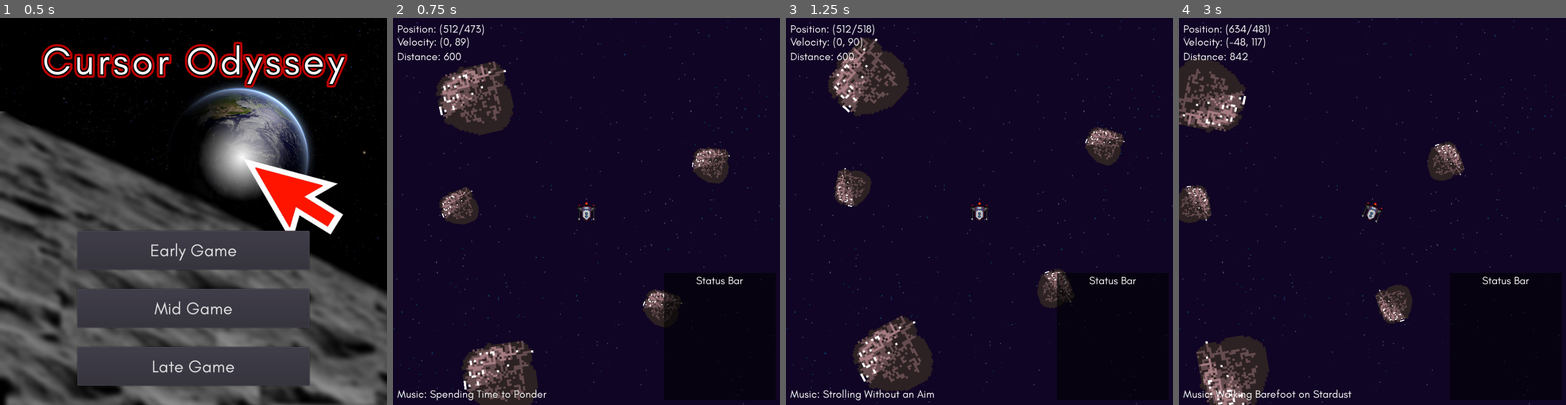
Above: before the commit, frames 1-4 (left to right).
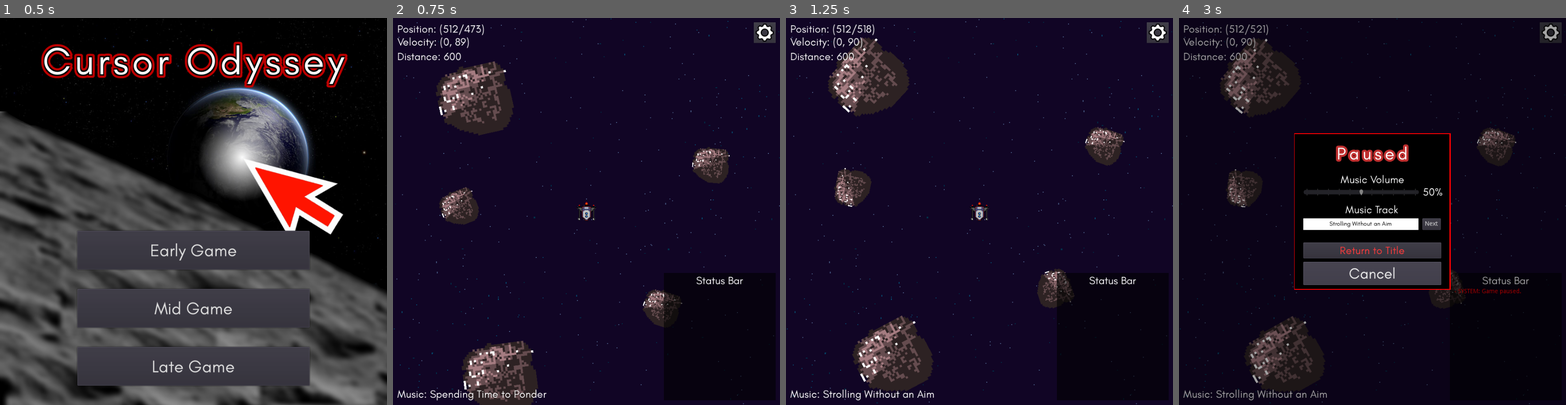
Above: after the commit, the same moments.

Repository: Locherdev/cursor-odyssey
Game: Godot game, scene res://src/level/Titlescreen.tscn
Two runs of this game, one before a commit and one after it. Both use one fixed random seed, a clock stepped at 60 frames per second and the inputs below. Sound files missing from this copy of the repository are replaced by a short silence.
Inputs (mouse positions are in pixels of both pictures, inside the frame that each line leads up to):
- Up to frame 1 (0.5 s): no input
- Up to frame 2 (0.75 s): click "Early Game" at 0.5 s
- Up to frame 3 (1.25 s): no input
- Up to frame 4 (3 s): click (1550, 33) at 1.27 s; click (1372, 250) at 2 s, where only the run after the commit has a clickable "Return to Title"; click (1353, 261) at 2.75 s, where only the run after the commit has a clickable "Cancel"

Frame 1 is identical in both runs. In frame 2, 0.3% of the frame differs, in the area x 93-99%, y 1-7%; in frame 3, 0.3%; in frame 4, 27%, in the area x 0-100%, y 0-100%.

Commit message:
CHAOS PUSH > Pause Screen finished > All option ui implemented (slider, buttons, etc) > Back to title through pause menu possible > huge changes to Scene-Hierarchy > functional changes to how the musicplayer is implemented

Diff:
--- a/game/project.godot
+++ b/game/project.godot
@@ -75,15 +75,11 @@
 }
 ui_page_up={
 "deadzone": 0.5,
-"events": [ Object(InputEventMouseButton,"resource_local_to_scene":false,"resource_name":"","device":0,"alt":false,"shift":false,"control":false,"meta":false,"command":false,"button_mask":0,"position":Vector2( 0, 0 ),"global_position":Vector2( 0, 0 ),"factor":1.0,"button_index":4,"pressed":false,"doubleclick":false,"script":null)
-, Object(InputEventKey,"resource_local_to_scene":false,"resource_name":"","device":0,"alt":false,"shift":false,"control":false,"meta":false,"command":false,"pressed":false,"scancode":16777232,"unicode":0,"echo":false,"script":null)
- ]
+"events": [  ]
 }
 ui_page_down={
 "deadzone": 0.5,
-"events": [ Object(InputEventMouseButton,"resource_local_to_scene":false,"resource_name":"","device":0,"alt":false,"shift":false,"control":false,"meta":false,"command":false,"button_mask":0,"position":Vector2( 0, 0 ),"global_position":Vector2( 0, 0 ),"factor":1.0,"button_index":5,"pressed":false,"doubleclick":false,"script":null)
-, Object(InputEventKey,"resource_local_to_scene":false,"resource_name":"","device":0,"alt":false,"shift":false,"control":false,"meta":false,"command":false,"pressed":false,"scancode":16777234,"unicode":0,"echo":false,"script":null)
- ]
+"events": [  ]
 }
 ui_home={
 "deadzone": 0.5,
--- a/game/src/audioplayer/AudioStreamPlayer.gd
+++ b/game/src/audioplayer/AudioStreamPlayer.gd
@@ -1,18 +1,26 @@
 extends AudioStreamPlayer
 
-signal track_ended()
 var playback_position
 var current_track = -1
+var skipped = false
 export(int, "Early Game", "Mid Game", "Late Game", "Bonus") var music_library
-
 
 func _ready() -> void:
 	Globals.connect("pause_game", self, "_pause_current_track")
 	Globals.connect("resume_game", self, "_resume_current_track")
 	Globals.connect("set_music_volume", self, "_set_volume")
+	Globals.connect("skip_to_next_track", self, "_skip_song")
 	Globals.connect("death", self, "_on_death")
 	connect("finished", self, "_get_next_track")
 	_get_next_track()
+
+func _skip_song() -> void:
+	var tracks = Music.list_of_tracks(music_library, current_track)
+	var rand = randi() % tracks.size()
+	current_track = tracks[rand] if music_library != 3 else rand
+	var audiostream = load(Music.set_current_track(music_library, current_track, rand))
+	skipped = true
+	Globals.change_trackname()
 
 func _get_next_track() -> void:
 	var tracks = Music.list_of_tracks(music_library, current_track)
@@ -24,19 +32,9 @@
 	Globals.change_trackname()
 	play()
 
-func _process(delta: float) -> void:
-	if (Input.is_action_just_pressed("debug")):
-		Globals.append_to_statuslog(StatusMsg.debug_skipSong)
-		_get_next_track()
-
-func _set_volume(vol, flag) -> void:
-	if flag:
-		vol = clamp(vol + 0.1, 0.0, 1.0)
-	else:
-		vol = clamp(vol - 0.1, 0.0, 1.0)
-	Globals.game_volume = vol
-	Globals.append_to_statuslog(StatusMsg.system_volume(str(vol)))
-	volume_db = linear2db(vol)
+func _set_volume(volume) -> void:
+	Globals.game_volume = volume
+	volume_db = linear2db(volume)
 
 func _on_death() -> void:
 	var animation = $AnimationPlayer.get_animation('fadeout')
@@ -65,4 +63,7 @@
 	audiostream.set_loop(false)
 	set_stream(audiostream)
 	play()
+	if skipped:
+		playback_position = 0
+		skipped = false
 	seek(playback_position)
--- a/game/src/autoloads/Globals.gd
+++ b/game/src/autoloads/Globals.gd
@@ -1,28 +1,30 @@
 extends Node
 
-signal trackname(name)
 signal statuslog(text)
 signal screenOutput(text)
+
+signal trackname(name)
+signal set_music_volume(value)
+signal skip_to_next_track()
+
+signal death()
+signal open_pause()
 signal pause_game()
 signal resume_game()
-signal set_music_volume(vol, flag)
-signal death()
 
 var spaceship
 var game_volume = 0.5
+var disable_uiCancel = false
 
-func register_ship(ship):
-	spaceship = ship
+func append_to_statuslog(text): emit_signal("statuslog", text)
+func output_to_screen(text): emit_signal("screenOutput", text)
 
-func change_trackname():
-	emit_signal("trackname", Music.current_track.name)
+func change_trackname(): emit_signal("trackname", Music.current_track.name)
+func set_music_volume(value): emit_signal("set_music_volume", value)
+func skip_to_next_track(): emit_signal("skip_to_next_track")
 
-func append_to_statuslog(text):
-	emit_signal("statuslog", text)
-
-func output_to_screen(text):
-	emit_signal("screenOutput", text)
-
+func register_ship(ship): spaceship = ship
+func open_pause(): emit_signal("open_pause")
 func pause(state):
 	spaceship.visible = not state
 	if state:
@@ -32,8 +34,6 @@
 		append_to_statuslog(StatusMsg.system_gameResumed)
 		emit_signal("resume_game")
 
-func set_music_volume(flag):
-	emit_signal("set_music_volume", game_volume, flag)
+func death(): emit_signal("death")
 
-func death():
-	emit_signal("death")
+func error_connect(args): print(args, " could not be connected!")
--- a/game/src/autoloads/StatusMsg.gd
+++ b/game/src/autoloads/StatusMsg.gd
@@ -1,8 +1,6 @@
 extends Node
 
 ### Statusbar Output ###
-var debug_skipSong = "[color=yellow]- DEBUG: Skip current track[/color]"
-
 var game_collisionDebris = "- Spaceship crashed into debris."
 
 var system_gamePaused = "[color=red]- SYSTEM: Game paused.[/color]"
--- a/game/src/debris/Debris.gd
+++ b/game/src/debris/Debris.gd
@@ -13,7 +13,7 @@
 func _process(delta: float) -> void:
 	rotate(rotation_speed*delta)
 
-func _on_AnimationPlayer_animation_finished(anim_name: String) -> void:
+func _on_AnimationPlayer_animation_finished(_anim_name: String) -> void:
 	queue_free()
 
 func _play_sound():
--- a/game/src/level/Debug.gd
+++ /dev/null
@@ -1,7 +0,0 @@
-extends Node2D
-
-func _process(delta: float) -> void:
-	if (Input.is_action_just_released("ui_page_up")):
-		Globals.set_music_volume(true)
-	if (Input.is_action_just_released("ui_page_down")):
-		Globals.set_music_volume(false)
--- a/game/src/level/Debug.tscn
+++ b/game/src/level/Debug.tscn
@@ -6,20 +6,19 @@
 [ext_resource path="res://src/audioplayer/AudioStreamPlayer.tscn" type="PackedScene" id=4]
 [ext_resource path="res://src/userinterface/Death-UI.tscn" type="PackedScene" id=5]
 [ext_resource path="res://src/userinterface/UI.tscn" type="PackedScene" id=6]
-[ext_resource path="res://src/level/Debug.gd" type="Script" id=7]
+[ext_resource path="res://assets/sprites/options.png" type="Texture" id=7]
 [ext_resource path="res://src/userinterface/Pause-UI.tscn" type="PackedScene" id=8]
 
-[node name="Node2D" type="Node2D"]
-script = ExtResource( 7 )
+[node name="Debug" type="Node2D"]
 
 [node name="Interface" type="Node2D" parent="."]
-
-[node name="UI" parent="Interface" instance=ExtResource( 6 )]
 
 [node name="Pause-UI" parent="Interface" instance=ExtResource( 8 )]
 pause_mode = 2
 
 [node name="Death-UI" parent="Interface" instance=ExtResource( 5 )]
+
+[node name="UI" parent="Interface" instance=ExtResource( 6 )]
 
 [node name="Background" type="CanvasLayer" parent="."]
 
@@ -28,6 +27,25 @@
 [node name="Sprite" type="Sprite" parent="Background/ParallaxBackground"]
 texture = ExtResource( 2 )
 centered = false
+
+[node name="Options" type="Button" parent="Background"]
+anchor_left = 0.932
+anchor_top = 0.011
+anchor_right = 0.989
+anchor_bottom = 0.064
+margin_left = -0.100037
+margin_top = 0.0999994
+margin_right = 50.6
+margin_bottom = 48.4
+rect_scale = Vector2( 0.5, 0.5 )
+size_flags_horizontal = 0
+size_flags_vertical = 0
+shortcut_in_tooltip = false
+action_mode = 0
+icon = ExtResource( 7 )
+__meta__ = {
+"_edit_use_anchors_": false
+}
 
 [node name="DebrisContainer" type="Node2D" parent="."]
 
@@ -89,4 +107,4 @@
 [node name="Spaceship" parent="." instance=ExtResource( 1 )]
 position = Vector2( 512.25, 458.876 )
 scale = Vector2( 0.15, 0.15 )
-[connection signal="track_ended" from="AudioPlayer/AudioStreamPlayer" to="AudioPlayer/AudioStreamPlayer" method="_on_AudioStreamPlayer_track_ended"]
+[connection signal="pressed" from="Background/Options" to="Interface/UI" method="_pause_game"]
--- a/game/src/spaceship/Spaceship.gd
+++ b/game/src/spaceship/Spaceship.gd
@@ -47,7 +47,7 @@
 			Globals.death()
 			set_process(false)
 
-func _on_AnimationPlayer_animation_finished(anim_name: String) -> void:
+func _on_AnimationPlayer_animation_finished(_anim_name: String) -> void:
 	$Effect.visible = false
 
 func _play_sound():
--- a/game/src/userinterface/Pause-UI.tscn
+++ b/game/src/userinterface/Pause-UI.tscn
@@ -1,10 +1,29 @@
-[gd_scene load_steps=3 format=2]
+[gd_scene load_steps=7 format=2]
 
 [ext_resource path="res://src/userinterface/Pause.gd" type="Script" id=1]
-[ext_resource path="res://assets/font/Glacial_40.tres" type="DynamicFont" id=2]
+[ext_resource path="res://assets/font/Glacial_trackname.tres" type="DynamicFont" id=2]
+[ext_resource path="res://assets/font/GlacialIndifference-Regular.otf" type="DynamicFontData" id=3]
+
+[sub_resource type="DynamicFont" id=1]
+size = 40
+outline_size = 5
+outline_color = Color( 0.752941, 0.188235, 0.188235, 1 )
+extra_spacing_char = 8
+font_data = ExtResource( 3 )
+
+[sub_resource type="DynamicFont" id=2]
+size = 14
+font_data = ExtResource( 3 )
+
+[sub_resource type="DynamicFont" id=3]
+size = 35
+font_data = ExtResource( 3 )
 
 [node name="Pause-UI" type="CanvasLayer"]
-layer = -2
+layer = 10
+__meta__ = {
+"_edit_vertical_guides_": [ 288.981 ]
+}
 
 [node name="Pause" type="Control" parent="."]
 visible = false
@@ -24,10 +43,10 @@
 }
 
 [node name="Border" type="ColorRect" parent="Pause/BlackOverlay"]
-anchor_left = 0.43
-anchor_top = 0.47
-anchor_right = 0.57
-anchor_bottom = 0.53
+anchor_left = 0.3
+anchor_top = 0.3
+anchor_right = 0.7
+anchor_bottom = 0.7
 margin_left = -2.0
 margin_top = -2.0
 margin_right = 2.0
@@ -38,21 +57,177 @@
 }
 
 [node name="Background" type="ColorRect" parent="Pause/BlackOverlay"]
-anchor_left = 0.43
-anchor_top = 0.47
-anchor_right = 0.57
-anchor_bottom = 0.53
+anchor_left = 0.3
+anchor_top = 0.3
+anchor_right = 0.7
+anchor_bottom = 0.7
+margin_left = -0.663391
+margin_top = -0.307373
+margin_right = -0.663391
+margin_bottom = -0.307373
 color = Color( 0, 0, 0, 1 )
 __meta__ = {
 "_edit_use_anchors_": false
 }
 
-[node name="Label" type="Label" parent="Pause/BlackOverlay"]
-anchor_left = 0.4
+[node name="Paused" type="Label" parent="Pause/BlackOverlay"]
+anchor_left = 0.3
+anchor_top = 0.3
+anchor_right = 0.7
+anchor_bottom = 0.4
+custom_fonts/font = SubResource( 1 )
+text = "Paused"
+align = 1
+valign = 1
+__meta__ = {
+"_edit_use_anchors_": false
+}
+
+[node name="Volume" type="Control" parent="Pause/BlackOverlay"]
+anchor_right = 1.0
+anchor_bottom = 1.0
+__meta__ = {
+"_edit_use_anchors_": false
+}
+
+[node name="MusicVolume" type="Label" parent="Pause/BlackOverlay/Volume"]
+anchor_left = 0.3
+anchor_top = 0.4
+anchor_right = 0.7
+anchor_bottom = 0.45
+custom_fonts/font = ExtResource( 2 )
+text = "Music Volume"
+align = 1
+__meta__ = {
+"_edit_use_anchors_": false
+}
+
+[node name="Volume" type="Label" parent="Pause/BlackOverlay/Volume"]
+anchor_left = 0.63
+anchor_top = 0.4
+anchor_right = 0.7
+anchor_bottom = 0.5
+margin_right = -20.0
+custom_fonts/font = ExtResource( 2 )
+text = "10%"
+valign = 1
+__meta__ = {
+"_edit_use_anchors_": false
+}
+
+[node name="Track" type="Control" parent="Pause/BlackOverlay"]
+anchor_right = 1.0
+anchor_bottom = 1.0
+margin_left = -1.44281
+margin_top = -1.59305
+margin_right = -1.44281
+margin_bottom = -1.59302
+__meta__ = {
+"_edit_use_anchors_": false
+}
+
+[node name="MusicTitle" type="Label" parent="Pause/BlackOverlay/Track"]
+anchor_left = 0.3
+anchor_top = 0.48
+anchor_right = 0.7
+anchor_bottom = 0.5
+margin_bottom = 13.0
+custom_fonts/font = ExtResource( 2 )
+text = "Music Track"
+align = 1
+__meta__ = {
+"_edit_use_anchors_": false
+}
+
+[node name="NextTrack" type="Button" parent="Pause/BlackOverlay/Track"]
+anchor_left = 0.63
+anchor_top = 0.52
+anchor_right = 0.7
+anchor_bottom = 0.55
+margin_right = -20.0
+text = "Next"
+__meta__ = {
+"_edit_use_anchors_": false
+}
+
+[node name="ColorRect" type="ColorRect" parent="Pause/BlackOverlay/Track"]
+anchor_left = 0.3
+anchor_top = 0.52
+anchor_right = 0.62
+anchor_bottom = 0.55
+margin_left = 20.0
+
+[node name="Track" type="Label" parent="Pause/BlackOverlay/Track/ColorRect"]
+anchor_right = 1.0
+anchor_bottom = 1.0
+margin_top = -0.630249
+custom_fonts/font = SubResource( 2 )
+custom_colors/font_color = Color( 0, 0, 0, 1 )
+text = "Gardening Power"
+align = 1
+valign = 1
+
+[node name="Title" type="Button" parent="Pause/BlackOverlay"]
+anchor_left = 0.3
+anchor_top = 0.58
+anchor_right = 0.7
+anchor_bottom = 0.61
+margin_left = 19.0
+margin_right = -20.0
+margin_bottom = 10.0
+custom_fonts/font = ExtResource( 2 )
+custom_colors/font_color = Color( 1, 0.235294, 0.235294, 1 )
+text = "Return to Title"
+
+[node name="Cancel" type="Button" parent="Pause/BlackOverlay"]
+anchor_left = 0.3
+anchor_top = 0.63
+anchor_right = 0.7
+anchor_bottom = 0.69
+margin_left = 19.0
+margin_right = -20.0
+custom_fonts/font = SubResource( 3 )
+text = "Cancel"
+__meta__ = {
+"_edit_use_anchors_": false
+}
+
+[node name="HSlider" type="HSlider" parent="Pause/BlackOverlay"]
+pause_mode = 2
+process_priority = 1
+anchor_left = 0.3
+anchor_top = 0.4
+anchor_right = 0.62
+anchor_bottom = 0.5
+margin_left = 20.0
+mouse_default_cursor_shape = 2
+max_value = 1.0
+step = 0.1
+value = 0.5
+tick_count = 11
+ticks_on_borders = true
+__meta__ = {
+"_edit_use_anchors_": false
+}
+
+[node name="ConfirmationDialog" type="ConfirmationDialog" parent="Pause"]
+pause_mode = 2
+anchor_left = 0.3
 anchor_top = 0.45
-anchor_right = 0.6
-anchor_bottom = 0.55
-custom_fonts/font = ExtResource( 2 )
-text = "Paused"
-align = 1
-valign = 1
+anchor_right = 0.7
+anchor_bottom = 0.65
+margin_left = 40.0
+margin_right = -40.0
+window_title = "Return to Title"
+dialog_text = "        Returning to title will reset your
+		              current game progress!
+                      Are you sure?"
+dialog_autowrap = true
+__meta__ = {
+"_edit_use_anchors_": false
+}
+[connection signal="pressed" from="Pause/BlackOverlay/Track/NextTrack" to="Pause" method="_next_track"]
+[connection signal="pressed" from="Pause/BlackOverlay/Title" to="Pause" method="_open_prompt"]
+[connection signal="pressed" from="Pause/BlackOverlay/Cancel" to="Pause" method="_pausing"]
+[connection signal="value_changed" from="Pause/BlackOverlay/HSlider" to="Pause" method="_adjust_volume"]
+[connection signal="confirmed" from="Pause/ConfirmationDialog" to="Pause" method="_accept_prompt"]
--- a/game/src/userinterface/Pause.gd
+++ b/game/src/userinterface/Pause.gd
@@ -1,8 +1,49 @@
 extends Control
 
-func _input(event: InputEvent) -> void:
-	if (event.is_action_pressed("ui_cancel")):
+func _ready() -> void:
+	Globals.connect("open_pause", self, "_pausing")
+	$ConfirmationDialog.get_cancel().connect("pressed", self, "_cancel_prompt")
+
+func _input(event: InputEvent) -> void: if event.is_action_pressed("ui_cancel") && !Globals.disable_uiCancel: _pausing()
+
+func _pausing() -> void:
 		var new_pause_state = not get_tree().paused
+		if new_pause_state: _update_pause()
 		get_tree().paused = new_pause_state
 		visible = new_pause_state
 		Globals.pause(new_pause_state)
+
+func _update_pause():
+	_update_track()
+	_update_vol()
+
+func _update_track(): $BlackOverlay/Track/ColorRect/Track.text = Music.current_track.name
+func _update_vol(): $BlackOverlay/Volume/Volume.text = str(int(Globals.game_volume * 100)) + "%"
+
+func _next_track() -> void:
+	Globals.skip_to_next_track()
+	_update_track()
+
+func _adjust_volume(value: float) -> void:
+	Globals.set_music_volume(value)
+	_update_vol()
+
+### PROMPT ###
+func _open_prompt() -> void: _visualize(false)
+func _cancel_prompt(): _visualize(true)
+func _visualize(enable):
+	Globals.disable_uiCancel = !enable
+	$BlackOverlay/Volume.visible = enable
+	$BlackOverlay/Track.visible = enable
+	$BlackOverlay/Title.visible = enable
+	$BlackOverlay/Cancel.visible = enable
+	$BlackOverlay/HSlider.visible = enable
+	$ConfirmationDialog.visible = !enable
+
+func _accept_prompt() -> void:
+	Globals.disable_uiCancel = false
+	var new_pause_state = not get_tree().paused
+	get_tree().paused = new_pause_state
+	visible = new_pause_state
+	Globals.pause(new_pause_state)
+	get_tree().change_scene("res://src/level/Titlescreen.tscn")
--- a/game/src/userinterface/TitleUI.gd
+++ b/game/src/userinterface/TitleUI.gd
@@ -1,23 +1,17 @@
 extends Control
 
 func _ready() -> void:
-	$PlayGame.connect("pressed", self, "_on_Button_pressed", [$PlayGame.name])
-	$DevRoom.connect("pressed", self, "_on_Button_pressed", [$DevRoom.name])
-	$QuitGame.connect("pressed", self, "_on_Button_pressed", [$QuitGame.name])
-	$WindowDialog/OK.connect("pressed", self, "_on_Button_pressed", [$WindowDialog/OK.name])
+	if $PlayGame.connect("pressed", self, "_on_Button_pressed", [$PlayGame.name]) != OK: Globals.error_connect(self)
+	if $DevRoom.connect("pressed", self, "_on_Button_pressed", [$DevRoom.name]) != OK: Globals.error_connect(self)
+	if $QuitGame.connect("pressed", self, "_on_Button_pressed", [$QuitGame.name]) != OK: Globals.error_connect(self)
+	if $WindowDialog/OK.connect("pressed", self, "_on_Button_pressed", [$WindowDialog/OK.name]) != OK: Globals.error_connect(self)
 
 func _on_Button_pressed(name):
 	match name:
-		"PlayGame":
-			print("New Game")
-			get_tree().change_scene("res://src/level/Debug.tscn")
-		"DevRoom":
-			_toggle_popup()
-		"QuitGame":
-			_toggle_popup()
-		"OK":
-			_toggle_popup()
-
+		"PlayGame": get_tree().change_scene("res://src/level/Debug.tscn")
+		"DevRoom": _toggle_popup()
+		"QuitGame": _toggle_popup()
+		"OK": _toggle_popup()
 
 func _toggle_popup():
 		var new_pause_state = not get_tree().paused
--- a/game/src/userinterface/TitleUI.tscn
+++ b/game/src/userinterface/TitleUI.tscn
@@ -6,12 +6,12 @@
 [ext_resource path="res://assets/bg/title.png" type="Texture" id=4]
 [ext_resource path="res://assets/font/Glacial_trackname.tres" type="DynamicFont" id=5]
 
-[sub_resource type="StyleBoxFlat" id=2]
+[sub_resource type="StyleBoxFlat" id=1]
 bg_color = Color( 0.466667, 0.0509804, 0.0509804, 1 )
 
+[sub_resource type="StyleBoxFlat" id=2]
+
 [sub_resource type="StyleBoxFlat" id=3]
-
-[sub_resource type="StyleBoxFlat" id=1]
 bg_color = Color( 0, 0, 0, 1 )
 
 [node name="TitleUI" type="Control"]
--- a/game/src/userinterface/UI.gd
+++ b/game/src/userinterface/UI.gd
@@ -6,20 +6,17 @@
 onready var screen_player = $Control/ScreenOutput/ScreenPlayer
 
 func _ready() -> void:
-	Globals.connect("trackname", self, "_change_trackname")
-	Globals.connect("statuslog", self, "_append_to_statuslog")
-	Globals.connect("screenOutput", self, "_output_to_screen")
+	if Globals.connect("trackname", self, "_change_trackname") != OK: Globals.error_connect(self)
+	if Globals.connect("statuslog", self, "_append_to_statuslog") != OK: Globals.error_connect(self)
+	if Globals.connect("screenOutput", self, "_output_to_screen") != OK: Globals.error_connect(self)
 
-func _process(delta: float) -> void:
-	_debug()
+func _process(delta: float) -> void: _debug()
 
-func _change_trackname(name):
-	trackname_label.text = "Music: " + name
+func _change_trackname(name): trackname_label.text = "Music: " + name
 
 func _append_to_statuslog(text):
 	status_log.append_bbcode(text)
 	status_log.append_bbcode("\n")
-	#status_log.text += "\n" + text
 
 func _output_to_screen(text):
 	screen_player.stop()
@@ -27,6 +24,8 @@
 	screen_output.append_bbcode("[center]"+text+"[/center]")
 	screen_player.play("Text_In")
 
+func _pause_game() -> void: Globals.open_pause()
+
 ### Debug Output Functions ###
 func _debug():
 	$Debug/Debug_position.text = "Position: ("+ str(int(Globals.spaceship.position.x)) + "/" + str(int(Globals.spaceship.position.y))+")"
--- a/game/src/userinterface/UI.tscn
+++ b/game/src/userinterface/UI.tscn
@@ -133,12 +133,13 @@
 }
 
 [node name="ScreenOutput" type="RichTextLabel" parent="Control"]
-modulate = Color( 1, 1, 1, 0 )
 anchor_left = 0.2
 anchor_top = 0.2
 anchor_right = 0.8
 anchor_bottom = 0.3
 custom_fonts/normal_font = ExtResource( 1 )
+visible_characters = 0
+percent_visible = 0.0
 __meta__ = {
 "_edit_use_anchors_": false
 }
Binary file added: game/assets/sprites/options.png
Not shown, added: game/assets/sprites/options.png.import
Not shown: 1 places in game/src/userinterface/TitleUI.tscn that only renumber resources
